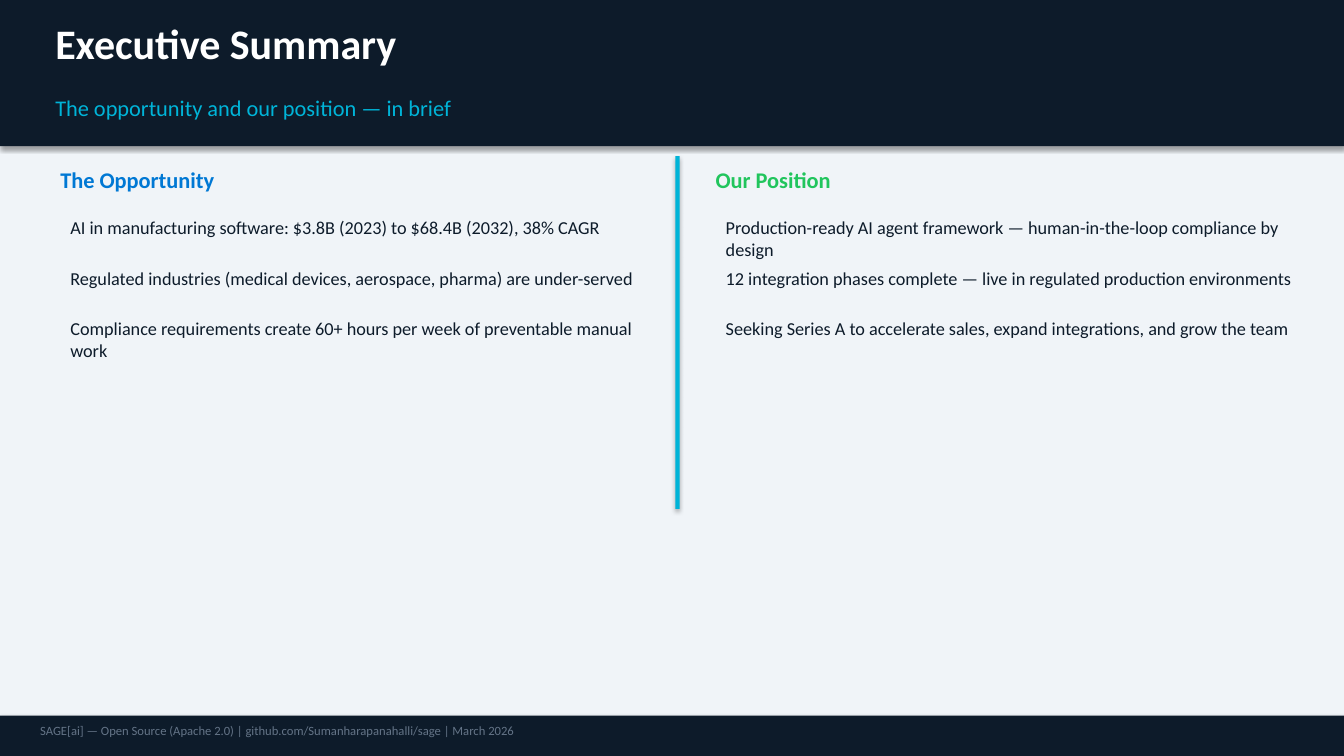
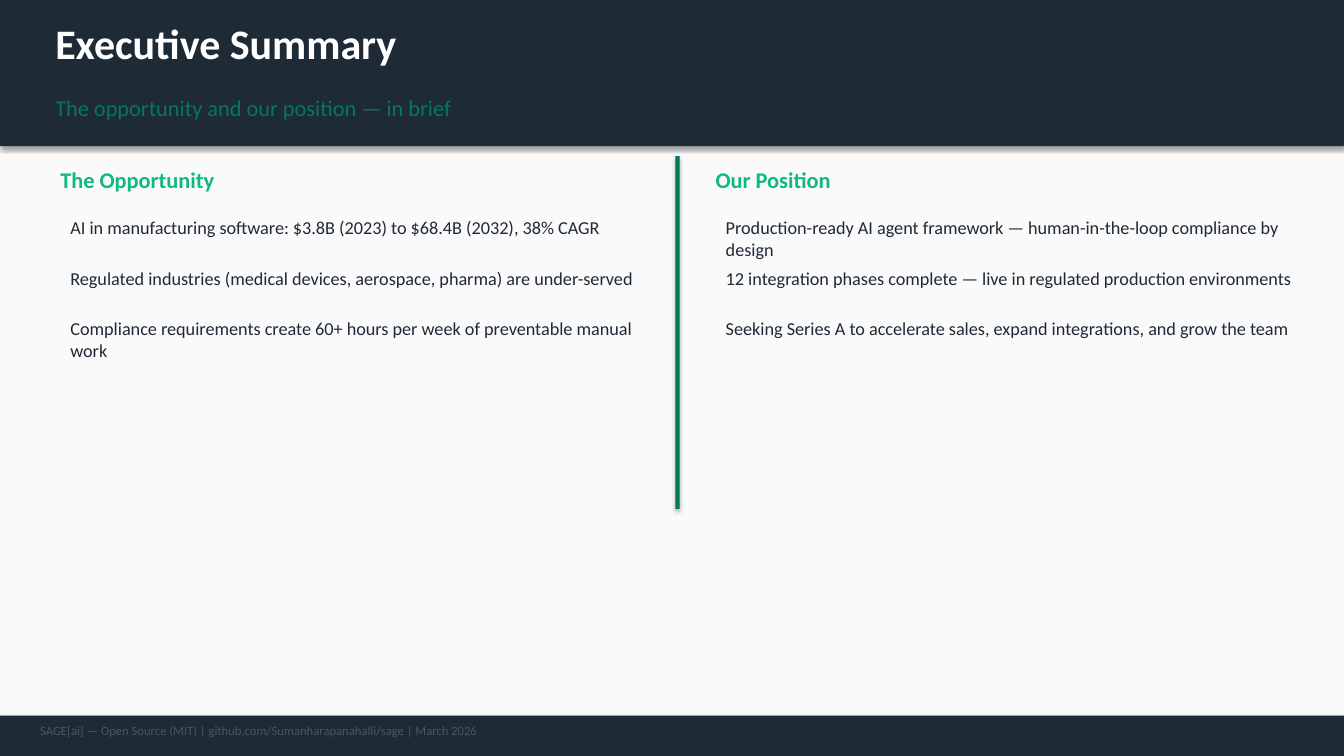
Before and after one commit to Sumanharapanahalli/SAGE, a slide deck: slide 2 of docs/SageAI_Investor_Pitch.pptx. Drawn at 1344x756 pixels with LibreOffice and Linux fonts; fonts in the diff are those of the drawing. Boxes give left, top, right and bottom in pixels: in the first picture for what was removed or moved away, otherwise in the second. Text is boxed around its words. In the diff, an @@ line names an element or a change of style, - is before the commit and + after.

```diff
--- a/docs/SageAI_Investor_Pitch.pptx
+++ b/docs/SageAI_Investor_Pitch.pptx
@@ background #F0F4F8 to #FAFAFA @@
@@ rectangle at <box>0,0,1344,146</box>: fill #0D1B2A to #1F2A37 @@
@@ text "The opportunity and our position ..." at <box>55,100,450,120</box>: text colour #00B4D8 to #047857 @@
@@ text "The Opportunity" at <box>60,172,214,192</box>: text colour #0078D4 to #10B981 @@
@@ rectangle at <box>676,156,680,509</box>: fill #00B4D8 to #047857 @@
@@ text "Our Position" at <box>716,172,831,188</box>: text colour #21C55D to #10B981 @@
@@ text colour #0D1B2A to #1F2A37 in 6 elements at <box>70,221,599,237</box>, <box>70,272,632,288</box>, <box>70,322,632,357</box>, <box>726,221,1279,259</box>, <box>726,272,1291,288</box>, <box>726,322,1288,338</box> @@
@@ rectangle at <box>0,716,1344,756</box>: fill #0D1B2A to #1F2A37 @@
@@ text at <box>40,726,477,735</box>: text changed; text colour #647487 to #4B5563 @@
-SAGE[ai] — Open Source (Apache 2.0) | github.com/Sumanharapanahalli/sage | March 2026
+SAGE[ai] — Open Source (MIT) | github.com/Sumanharapanahalli/sage | March 2026
```
Also in this commit, not shown: 13 other slides changed, 1 slide removed, 8 other files.
